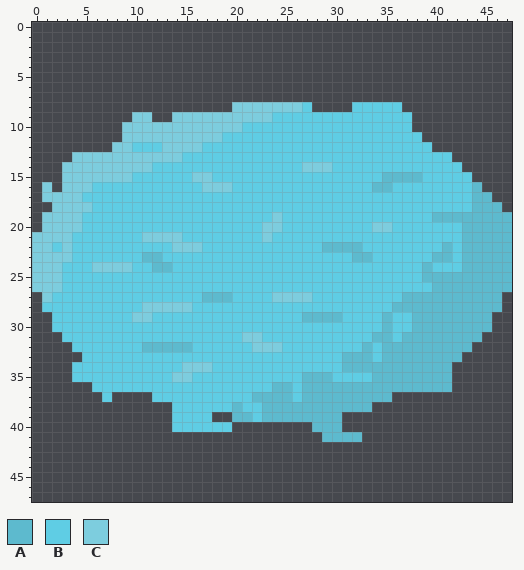
Two states of a pixel-art sprite, Assets/Sprites/Slow Field.png. That is the earlier state.
The file is 48x48 pixels.
Palette (. is transparent): A #5dbace  B #5fcde4  C #7dcdde
Pixels before, first column x 0:
 8 ....................CCCCCCCB....BBBBB...........
 9 ..........CC..CCCCCCCCCCBBBBBBBBBBBBBB..........
10 .........CCCCCCCCCCCCBBBBBBBBBBBBBBBBB..........
11 .........CCCCCCCCCCBBBBBBBBBBBBBBBBBBBB.........
12 ........CCBBBCCCCBBBBBBBBBBBBBBBBBBBBBBB........
13 ....CCCCCCCCCCCBBBBBBBBBBBBBBBBBBBBBBBBBBB......
14 ...CCCCCCCCCBBBBBBBBBBBBBBBCCCBBBBBBBBBBBBB.....
15 ...CCCCCCCBBBBBBCCBBBBBBBBBBBBBBBBBAAAABBBBB....
16 .C.CCCBBBBBBBBBBBCCCBBBBBBBBBBBBBBAABBBBBBBBA...
17 .CCCCBBBBBBBBBBBBBBBBBBBBBBBBBBBBBBBBBBBBBBBAA..
18 ..CCCCBBBBBBBBBBBBBBBBBBBBBBBBBBBBBBBBBBBBBBAAA.
19 .CCCCBBBBBBBBBBBBBBBBBBBCBBBBBBBBBBBBBBBAAAAAAAA
20 .CCCCBBBBBBBBBBBBBBBBBBCCBBBBBBBBBCCBBBBBBBAAAAA
21 CCCCBBBBBBBCCCCBBBBBBBBCBBBBBBBBBBBBBBBBBBBAAAAA
22 CCBCBBBBBBBBBBCCCBBBBBBBBBBBBAAAABBBBBBBBABAAAAA
23 CCCCBBBBBBBAABBBBBBBBBBBBBBBBBBBAABBBBBBAABAAAAA
24 CCCBBBCCCCBBAABBBBBBBBBBBBBBBBBBBBBBBBBABBBAAAAA
25 CCCBBBBBBBBBBBBBBBBBBBBBBBBBBBBBBBBBBBBAAAAAAAAA
26 CCCBBBBBBBBBBBBBBBBBBBBBBBBBBBBBBBBBBBBBAAAAAAAA
27 .CBBBBBBBBBBBBBBBAAABBBBCCCCBBBBBBBBBAAAAAAAAAA.
28 .BBBBBBBBBBCCCCCBBBBBBBBBBBBBBBBBBBBAAAAAAAAAAA.
29 ..BBBBBBBBCCBBBBBBBBBBBBBBBAAAABBBBABBAAAAAAAA..
30 ..BBBBBBBBBBBBBBBBBBBBBBBBBBBBBBBBBABBAAAAAAAA..
31 ...BBBBBBBBBBBBBBBBBBCCBBBBBBBBBBBAABAAAAAAAA...
32 ....BBBBBBBAAAAABBBBBBCCCBBBBBBBBABAAAAAAAAA....
33 .....BBBBBBBBBBBBBBBBBBBBBBBBBBAAABAAAAAAAA.....
34 ....BBBBBBBBBBBCCCBBBBBBBBBBBBBAAAAAAAAAAA......
35 ....BBBBBBBBBBCCBBBBBBBBBBBAAABBBBAAAAAAAA......
36 ......BBBBBBBBBBBBBBBBBBAABAAAAAAAAAAAAAAA......
37 .......B....BBBBBBBBBBAAAABAAAAAAAAA............
38 ..............BBBBBBABBAAAAAAAAAAA..............
39 ..............BBBB..AABAAAAAAAA.................
40 ..............BBBBBB........AAA.................
41 .............................AAAA...............
The result:
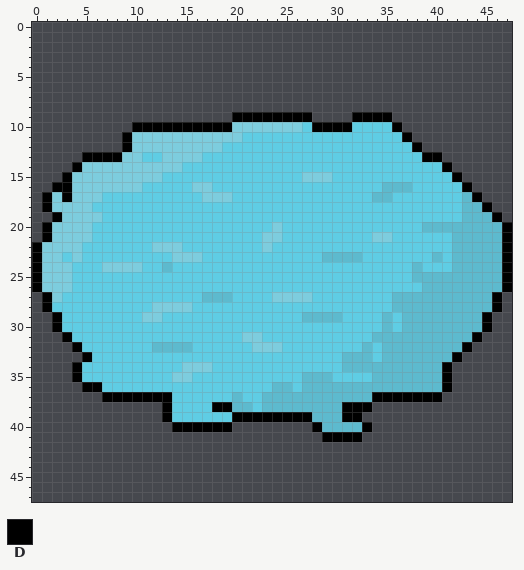
Colours new in this view: D #000000
Diff:
Changed rows in their new state; - is an unchanged pixel.
first column x 0:
 8 --------------------........----.....-----------
 9 ----------..--......DDDDDDDD....DDDD..----------
10 ---------.DDDDDDDDDD-CCCCCC-DDDD----D.----------
11 ---------D---------CC----------------D.---------
12 --------.DCCC----CC-------------------D.--------
13 ----.DDDD--BB--CC----------------------DD.------
14 ---.D-------CCC------------BBB-----------D.-----
15 ---D------CCC---BB---------CCC-----BBBB---D.----
16 -.DD--CCCCC-----C-BB--------------B-AA-----D.---
17 -D-D-CC----------CCC--------------AA-------AD.--
18 -D-----------------------------------------A-D.-
19 -.D--CC-----------------B---------------BBB---D.
20 -D---C-----------------B----------BB---AAAA----D
21 .D--CC-----BBBB---------C---------CC------A----D
22 D-C-C-------CC-BB------C-----BBBB--------BA----D
23 D--BC------BB-CCC------------AAA-B-------BA----D
24 D--C--B---C-B-------------------------AB--A----D
25 D--C----------------------------------A--------D
26 D--C-----------------------------------A-------D
27 -DC---------------------------------A---------D-
28 -D---------B----------------------------------D-
29 --D-------B-C------------------------A-------D--
30 --D----------------------------------A-------D--
31 ---D--------------------------------A-------D---
32 ----D------B-------------------------------D----
33 -----D------------------------------------D-----
34 ----D------------------------------------D------
35 ----D------------------------------------D------
36 -----DD----------------------------------D------
37 -------DDDDDDD------A-B---A-------DDDDDDD-------
38 -------------D----DD-A---------DDD--------------
39 -------------D----BBDDDDDDDD---DD---------------
40 --------------DDDDDD--------D--AAD--------------
41 -----------------------------DDDD---------------
Pixel boxes of the changes (left, top, right, bottom) in both pictures:
changed: (32, 102, 512, 442)
